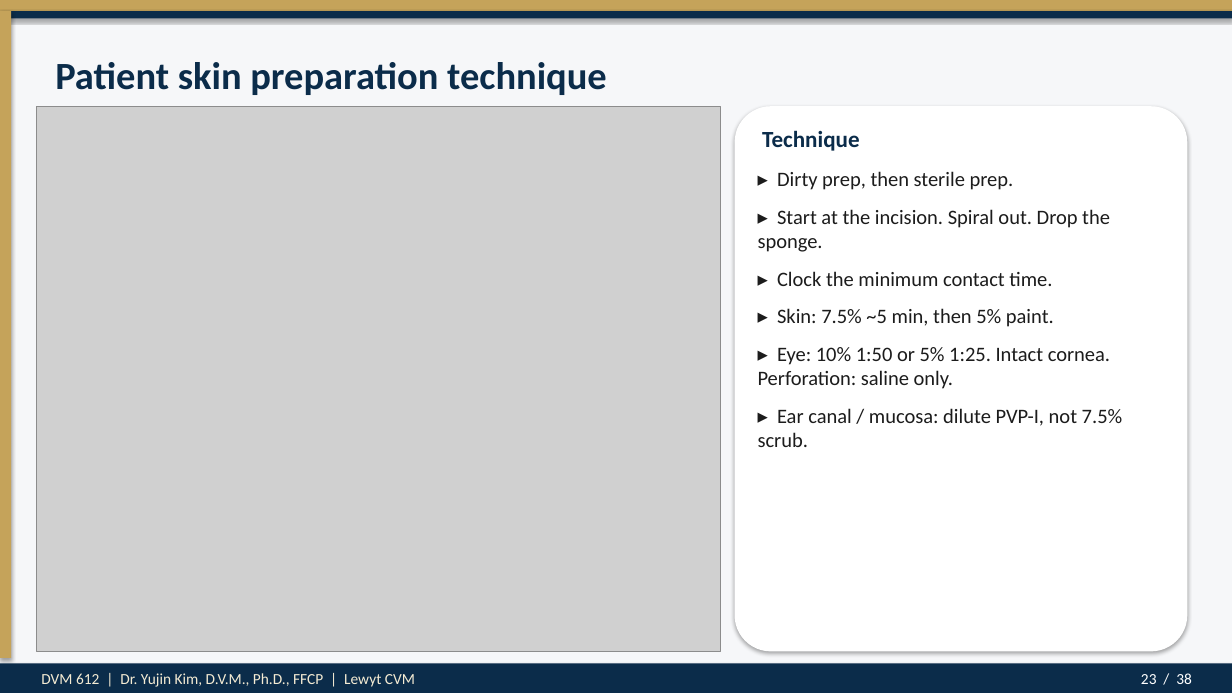
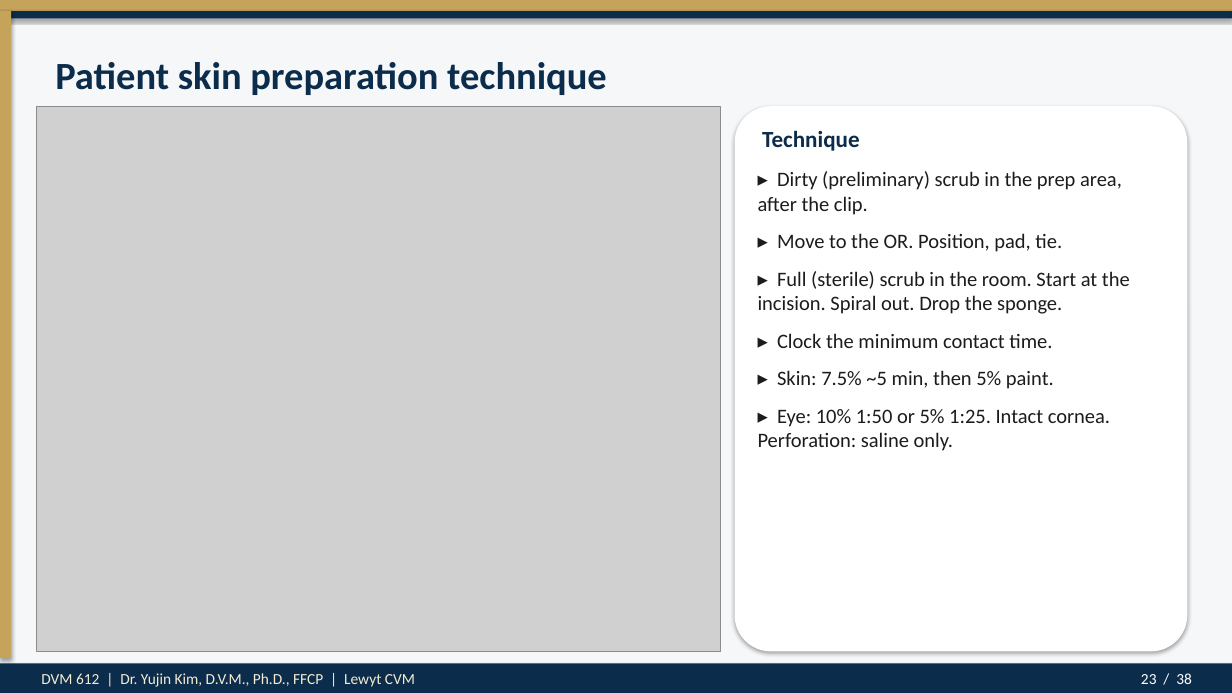
Before and after one commit to drkimvet/happycare, a slide deck: slide 23 of lectures/DVM-612_Week4_Preop_PatientPrep_Postop.pptx. Drawn at 1232x693 pixels with LibreOffice and Linux fonts; fonts in the diff are those of the drawing; grey boxes stand for pictures. Boxes give left, top, right and bottom in pixels: in the first picture for what was removed or moved away, otherwise in the second. Text is boxed around its words. In the diff, an @@ line names an element or a change of style, - is before the commit and + after.

```diff
--- a/lectures/DVM-612_Week4_Preop_PatientPrep_Postop.pptx
+++ b/lectures/DVM-612_Week4_Preop_PatientPrep_Postop.pptx
@@ text at box(758, 171, 1130, 314): text changed @@
-▸ Dirty prep, then sterile prep.
-▸ Start at the incision. Spiral out. Drop the sponge.
+▸ Dirty (preliminary) scrub in the prep area, after the clip.
+▸ Move to the OR. Position, pad, tie.
+▸ Full (sterile) scrub in the room. Start at the incision. Spiral out. Drop the sponge.
@@ text at box(758, 408, 1123, 447): paragraph removed @@
-▸ Ear canal / mucosa: dilute PVP-I, not 7.5% scrub.
```
Also in this commit, not shown: 7 other slides changed, 5 other files.
